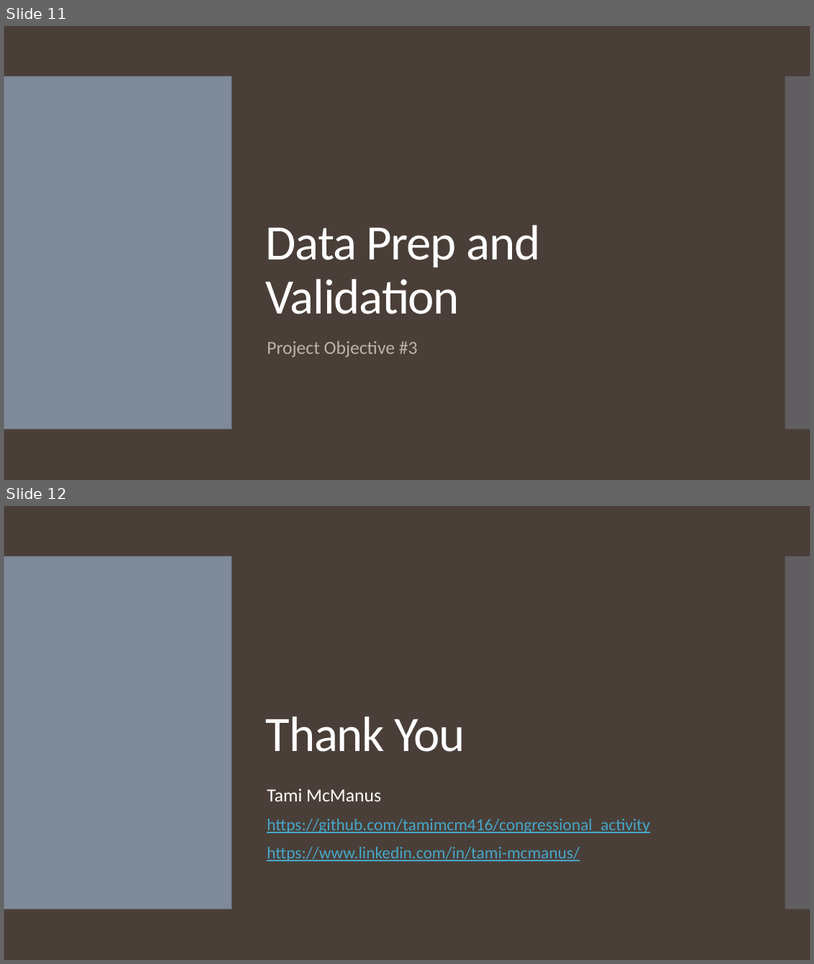
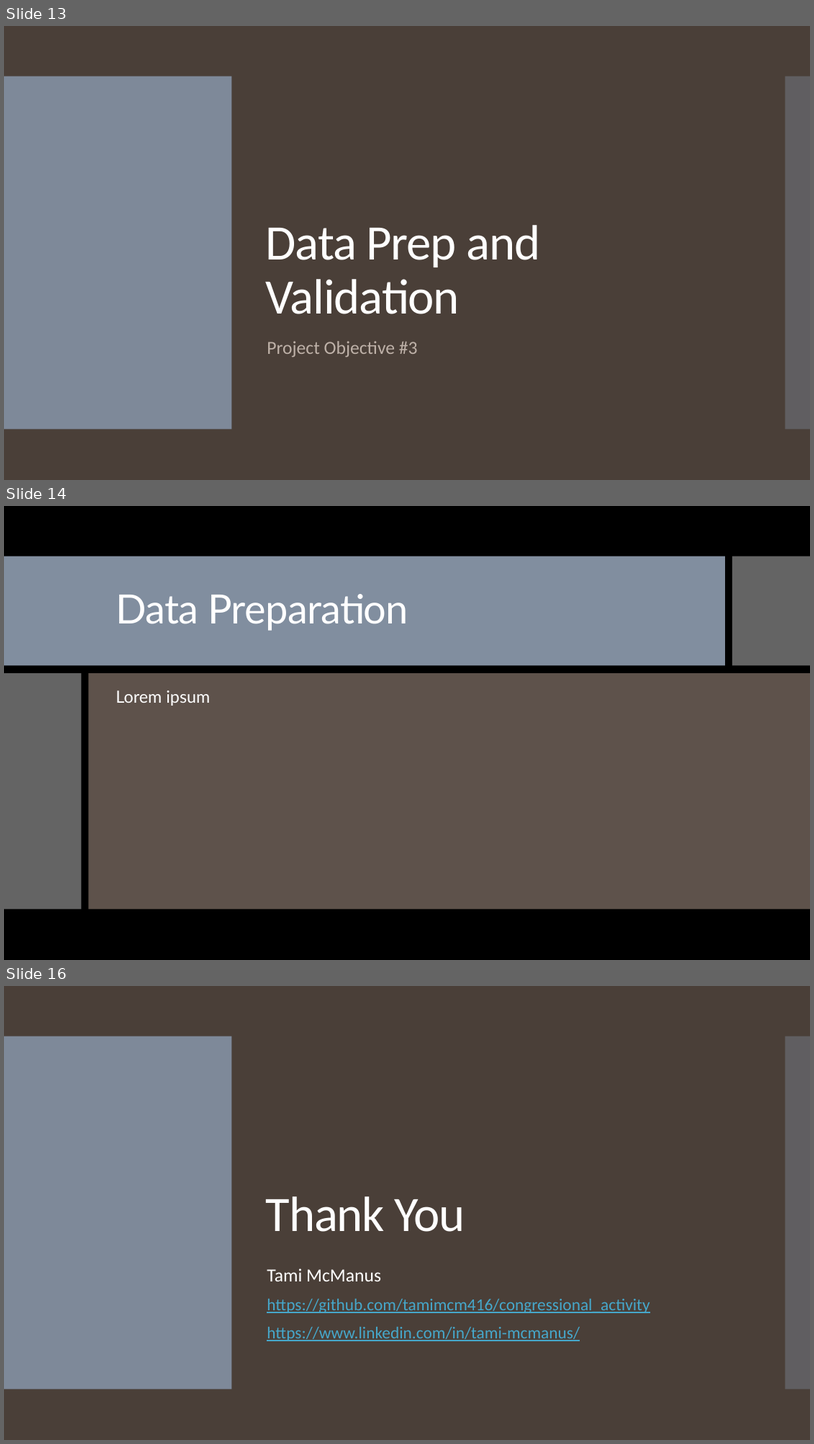
Before and after one commit to tamimcm416/congressional_data_scrape, a slide deck: Data Scrape and Validation Presentation.pptx. Shown one above the other, each under a label of ours: slides 11 and 12 before the commit, slides 13, 14 and 16 after it; the slides between them are not shown. The pictures are 814x964 and 814x1444 pixels, drawn with LibreOffice and Linux fonts; fonts in the diff are those of the drawing. Boxes give left, top, right and bottom in pixels: in the first picture for what was removed or moved away, otherwise in the second. Text is boxed around its words. In the diff, an @@ line names an element or a change of style, - is before the commit and + after.

```diff
--- a/Data Scrape and Validation Presentation.pptx
+++ b/Data Scrape and Validation Presentation.pptx
@@ slide 14 added at [4,506,810,960], background #000000; not listed: 2 template elements that a slide beside it also shows @@
@@ rectangle added at [4,506,810,960], fill #000000 @@
@@ rectangle added at [4,556,725,666], fill #818E9F @@
@@ rectangle added at [733,556,810,666], fill #C8C8C8 at 50% opacity @@
@@ title added at [116,594,409,631], 48 pt, text #FFFFFF @@
+Data Preparation
@@ rectangle added at [4,673,82,909], fill #C8C8C8 at 50% opacity @@
@@ rectangle added at [89,673,810,909], fill #9D897D at 60% opacity @@
@@ text added at [116,690,210,705], 20 pt, text #FFFFFF @@
+Lorem ipsum
@@ what was slide 11 is now slide 13 @@
@@ what was slide 12 is now slide 16 @@
```
Also in this commit, not shown: 5 slides changed, 3 other slides added.
